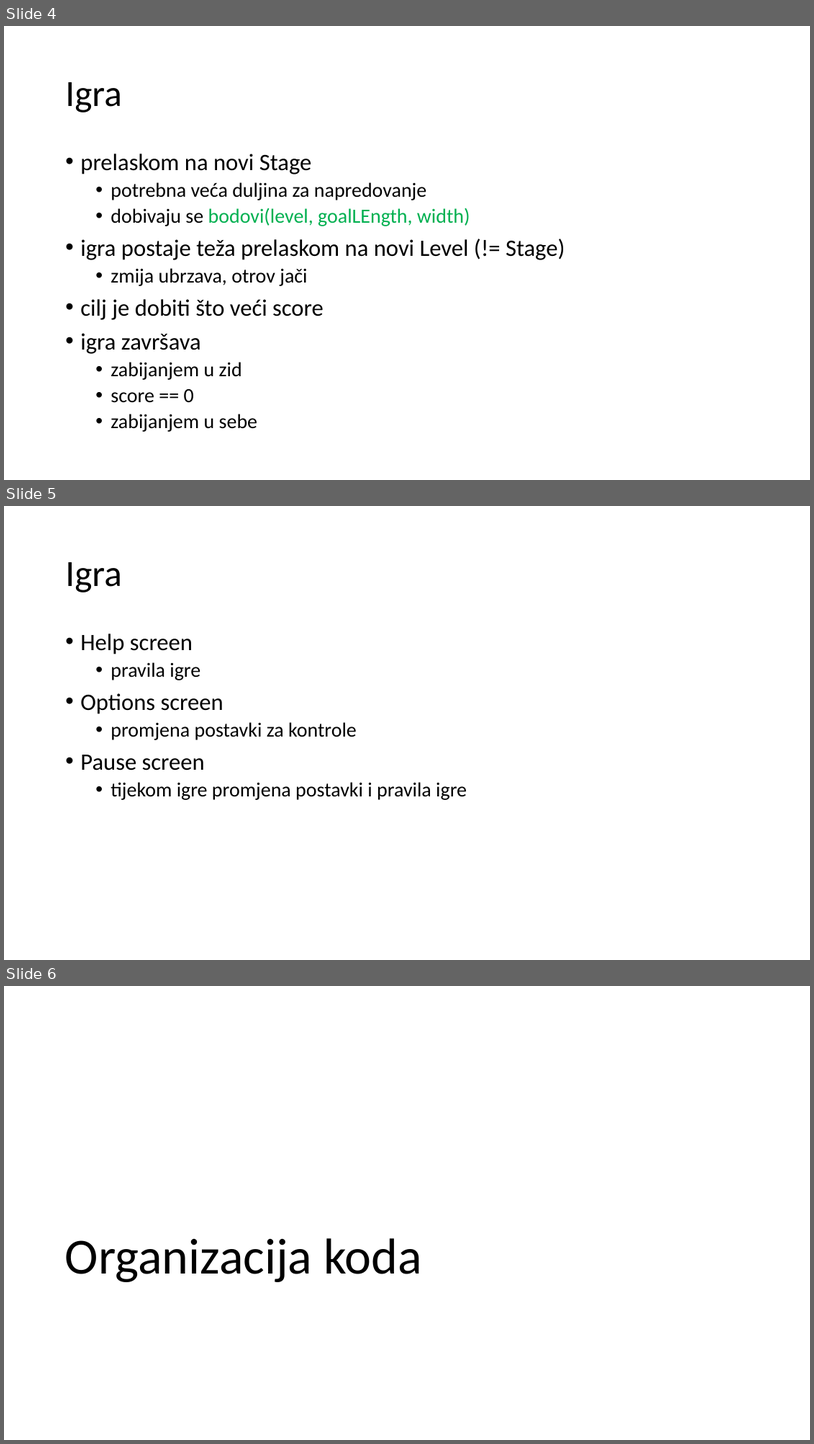
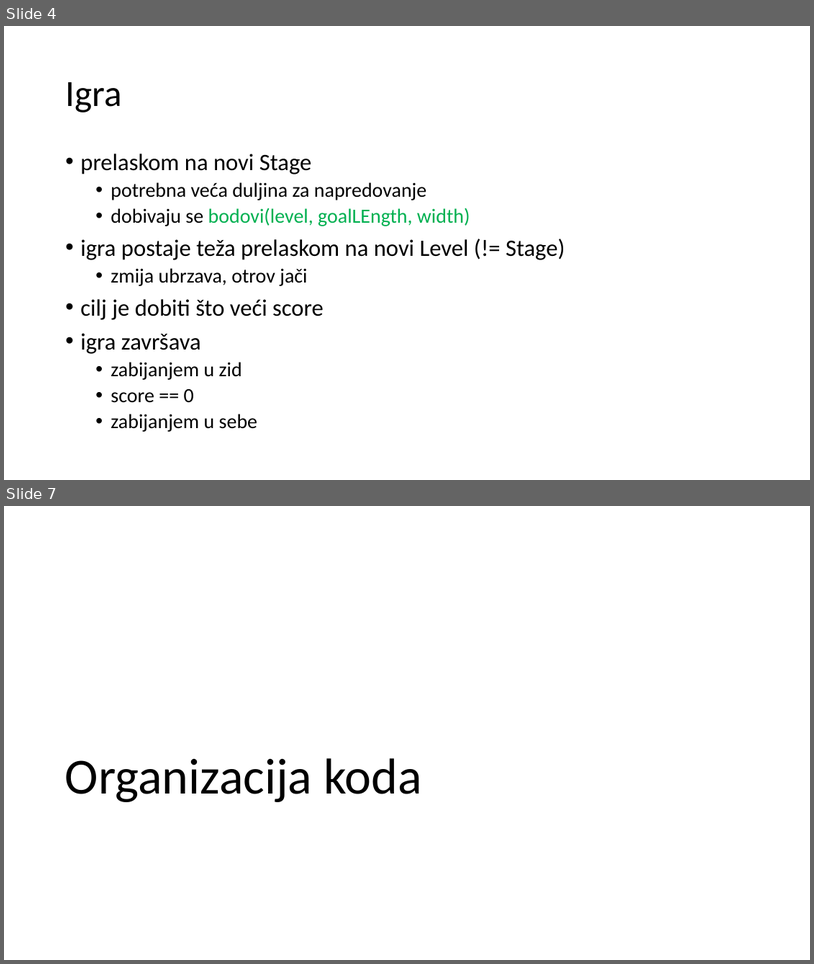
Before and after one commit to mihapetr/Zmija, a slide deck: docs/Zmijica.pptx. Shown one above the other, each under a label of ours: slides 4, 5 and 6 before the commit, slides 4 and 7 after it; the slides between them are not shown. The pictures are 814x1444 and 814x964 pixels, drawn with LibreOffice and Linux fonts; fonts in the diff are those of the drawing. Boxes give left, top, right and bottom in pixels: in the first picture for what was removed or moved away, otherwise in the second. Text is boxed around its words. In the diff, an @@ line names an element or a change of style, - is before the commit and + after.

```diff
--- a/docs/Zmijica.pptx
+++ b/docs/Zmijica.pptx
@@ slide 5 removed at (4, 506, 810, 960), background #FFFFFF @@
@@ title removed at (65, 562, 121, 592) @@
-Igra
@@ text removed at (80, 633, 467, 800) @@
-• Help screen
-  • pravila igre
-• Options screen
-  • promjena postavki za kontrole
-• Pause screen
-  • tijekom igre promjena postavki i pravila igre
@@ what was slide 6 is now slide 7 @@
```
Also in this commit, not shown: 6 slides changed, 7 slides added, 1 other slide removed, 1 other file.
